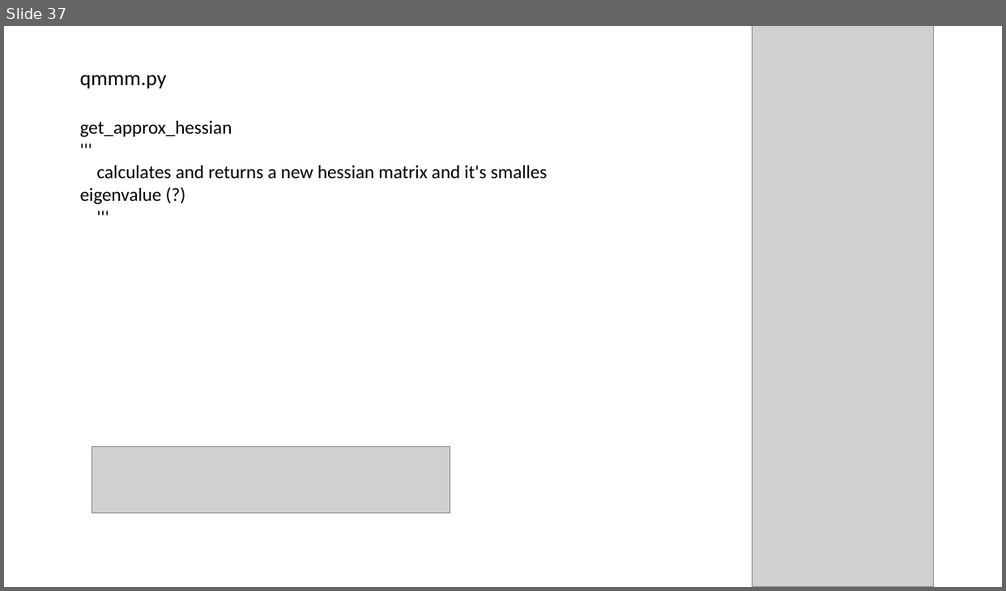
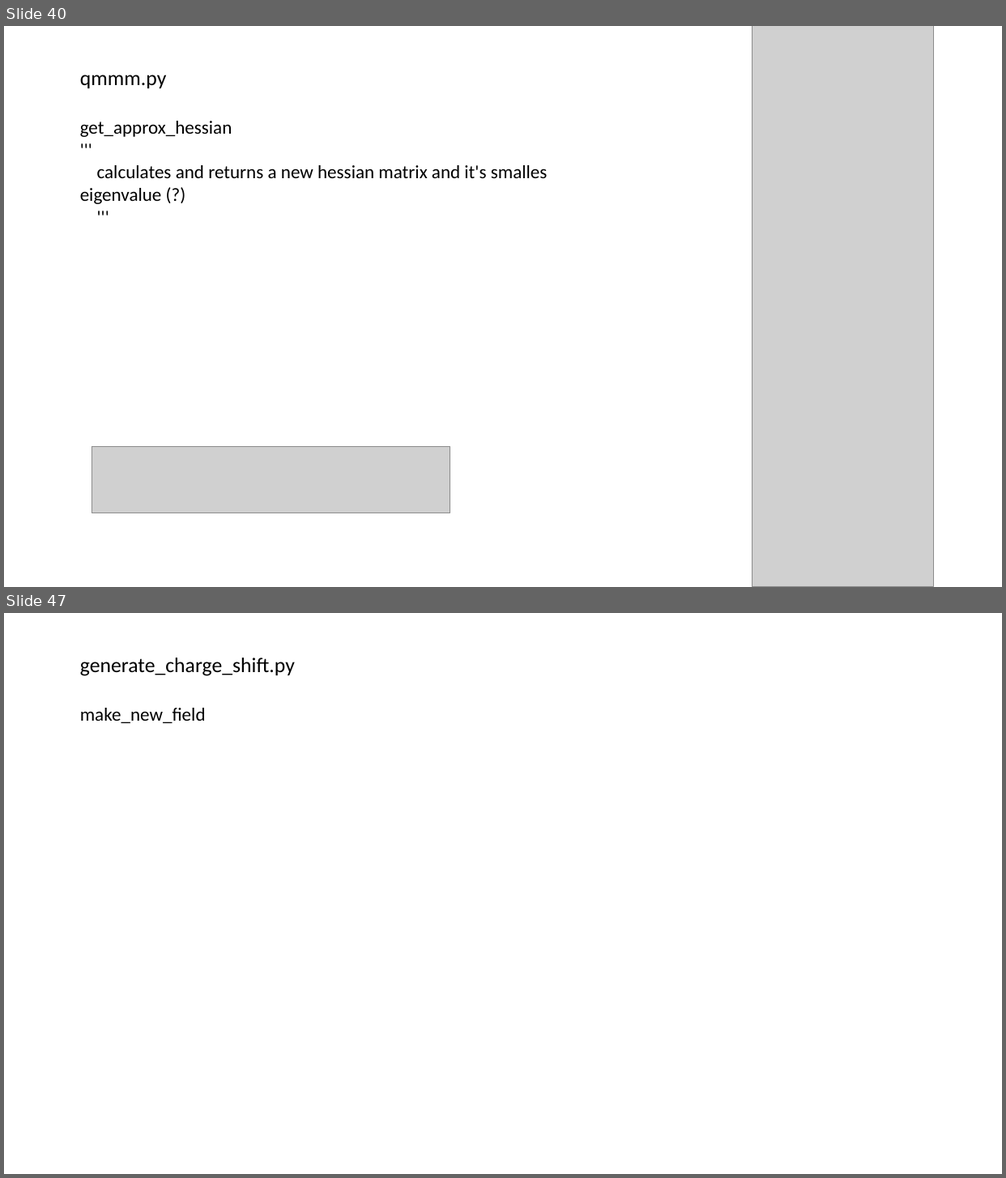
Before and after one commit to AlinaJansen/qmmm_revision, a slide deck: gmx2qmmm_overview.pptx. Shown one above the other, each under a label of ours: slide 37 before the commit, slides 40 and 47 after it; the slides between them are not shown. The pictures are 1006x591 and 1006x1178 pixels, drawn with LibreOffice and Linux fonts; fonts in the diff are those of the drawing; grey boxes stand for pictures. Boxes give left, top, right and bottom in pixels: in the first picture for what was removed or moved away, otherwise in the second. Text is boxed around its words. In the diff, an @@ line names an element or a change of style, - is before the commit and + after.

```diff
--- a/gmx2qmmm_overview.pptx
+++ b/gmx2qmmm_overview.pptx
@@ slide 47 added at (x1=4, y1=613, x2=1002, y2=1174), background #FFFFFF @@
@@ title added at (x1=80, y1=658, x2=295, y2=676), 20 pt, text #000000 @@
+generate_charge_shift.py
@@ text added at (x1=80, y1=708, x2=206, y2=723), 18 pt, text #000000 @@
+make_new_field
@@ what was slide 37 is now slide 40 @@
```
Also in this commit, not shown: 5 slides changed, 18 other slides added, 3 other files.
